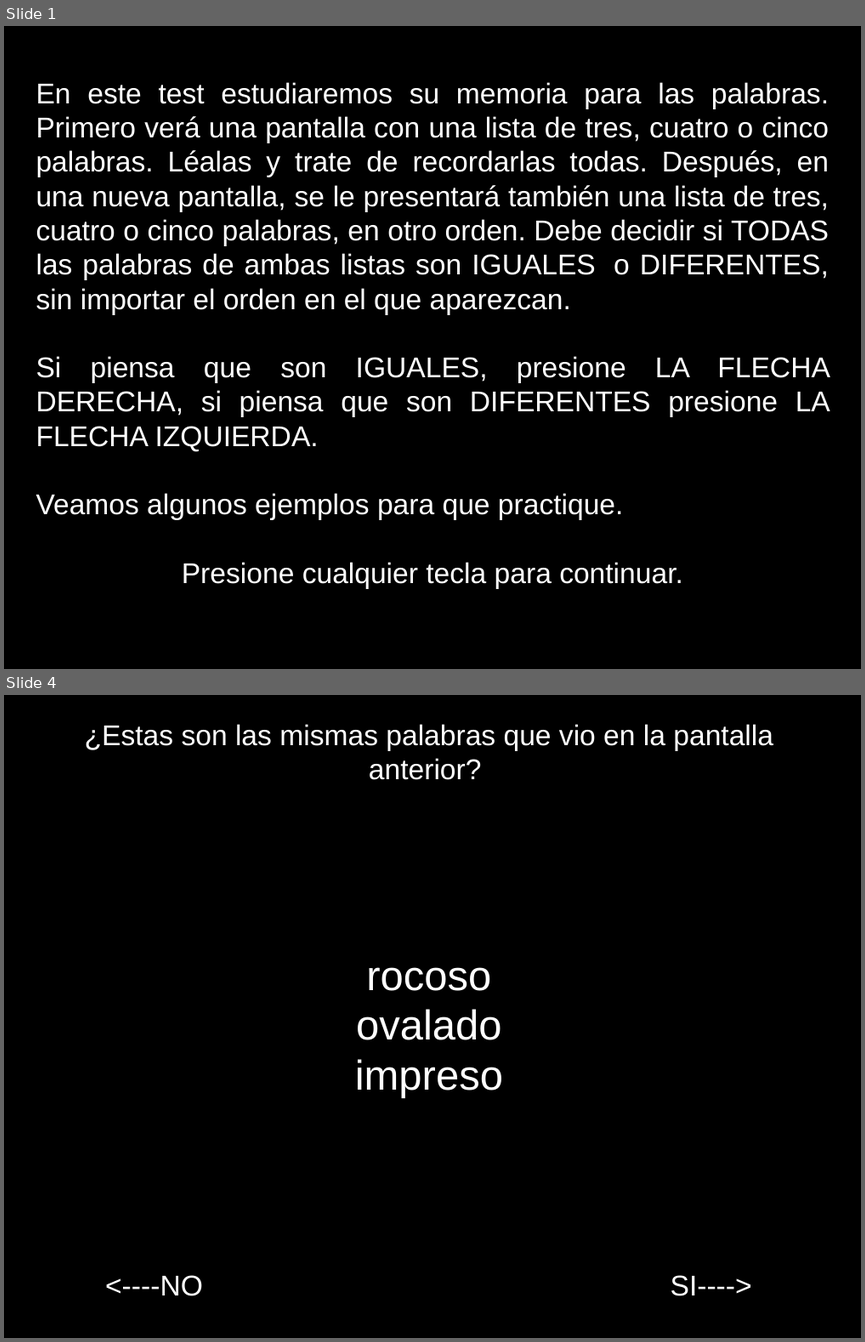
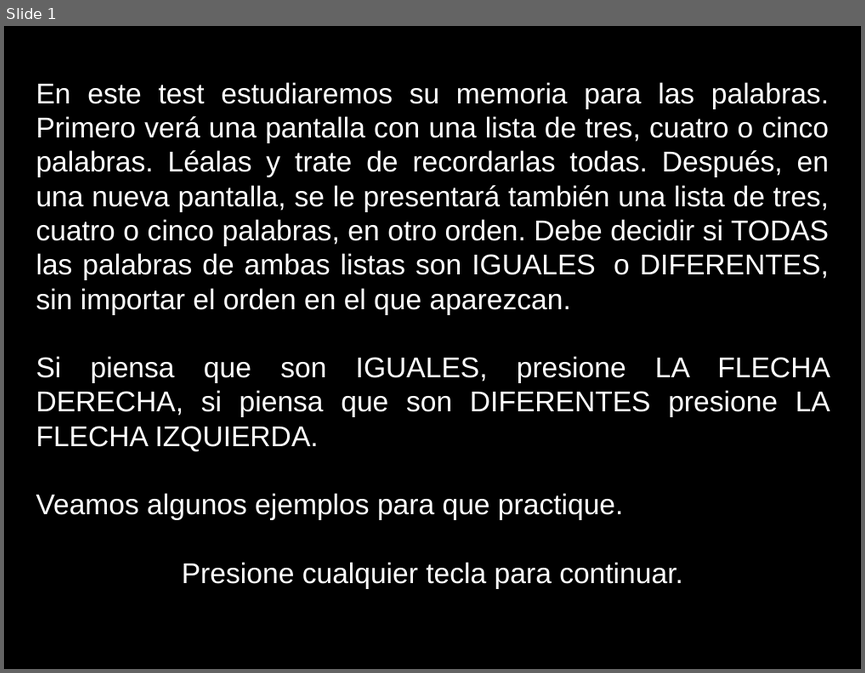
Before and after one commit to fbaglivo/INECO_SWM, a slide deck: Images/Images2.ppt. Shown one above the other, each under a label of ours: slides 1 and 4 before the commit, slide 1 after it; the slides between them are not shown. The pictures are 865x1342 and 865x673 pixels, drawn with LibreOffice and Linux fonts; fonts in the diff are those of the drawing. Boxes give left, top, right and bottom in pixels: in the first picture for what was removed or moved away, otherwise in the second. Text is boxed around its words. In the diff, an @@ line names an element or a change of style, - is before the commit and + after.

```diff
--- a/Images/Images2.ppt
+++ b/Images/Images2.ppt
@@ slide 4 removed at <box>4,695,861,1338</box>, background #000000 @@
@@ text removed at <box>85,724,773,1296</box> @@
-¿Estas son las mismas palabras que vio en la pantalla anterior?
-rocoso
-ovalado
-impreso
-<----NO SI---->
```
Also in this commit, not shown: 1 slide added, 4 other slides removed, 5 other files.
